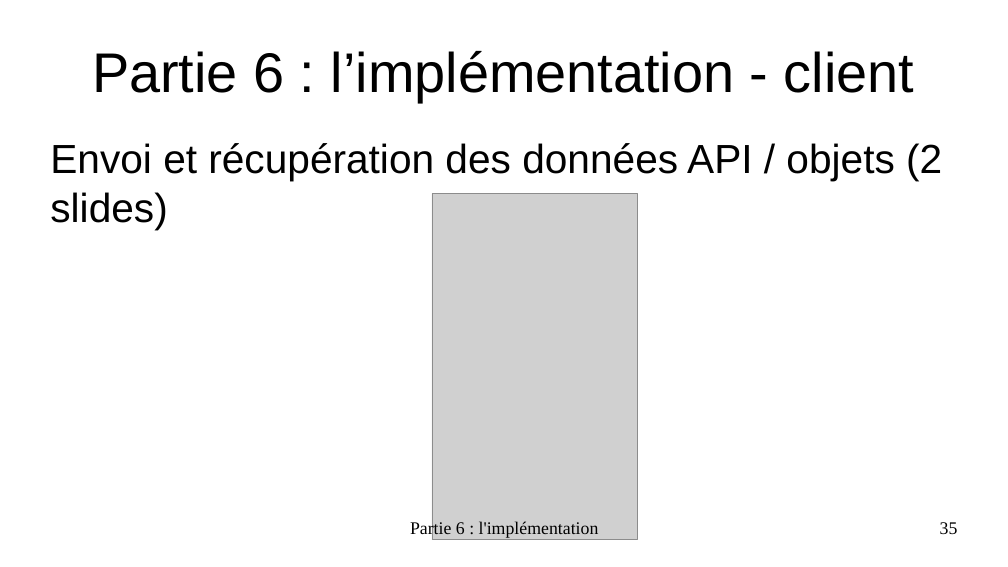
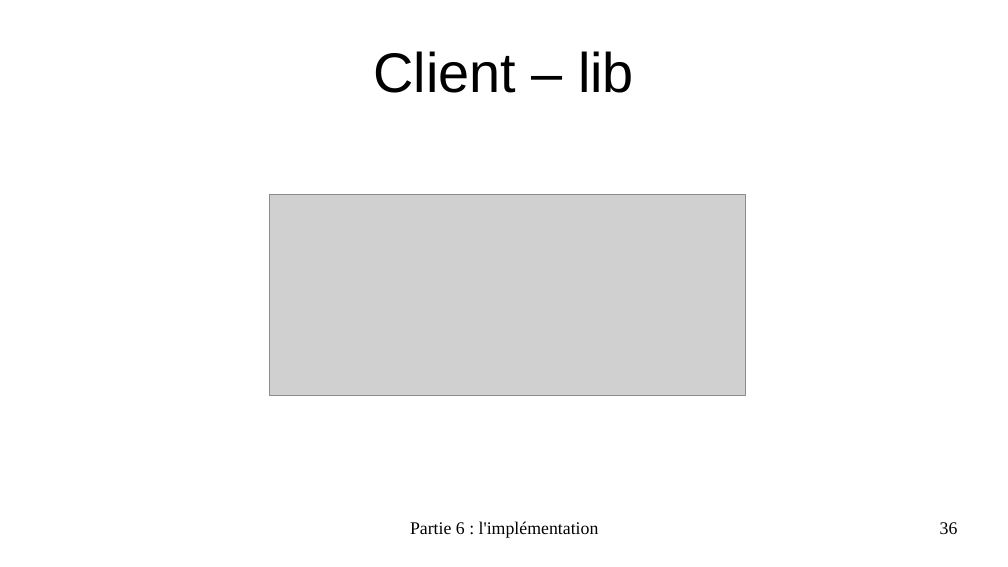
Before and after one commit to EmmaBroudic/Projet-Nooky, a slide deck: slide 36 of doc/Nooky4.odp (slide 35 before the commit). Drawn at 1008x567 pixels with LibreOffice and Linux fonts; fonts in the diff are those of the drawing; grey boxes stand for pictures. Boxes give left, top, right and bottom in pixels: in the first picture for what was removed or moved away, otherwise in the second. Text is boxed around its words. In the diff, an @@ line names an element or a change of style, - is before the commit and + after.

```diff
--- a/doc/Nooky4.odp
+++ b/doc/Nooky4.odp
@@ title at [373, 51, 634, 93]: text changed @@
-Partie 6 : l’implémentation - client
+Client – lib
@@ text removed at [50, 143, 942, 229] @@
-Envoi et récupération des données API / objets (2 slides)
@@ picture: place and size @@
-picture at [432, 194, 638, 541]
+picture at [270, 195, 745, 397]
@@ page number at [940, 522, 958, 534]: text changed @@
-35
+36
```
Also in this commit, not shown: 23 other slides changed, 12 slides added, 28 other files.
